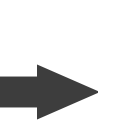
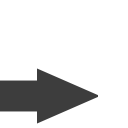
Layers edited between the first and the second 128 × 128 image:
added layer "Layer 3" above "Layer 1" over [0, 68, 98, 124]
painted on "Layer 1" over [0, 64, 98, 120]
